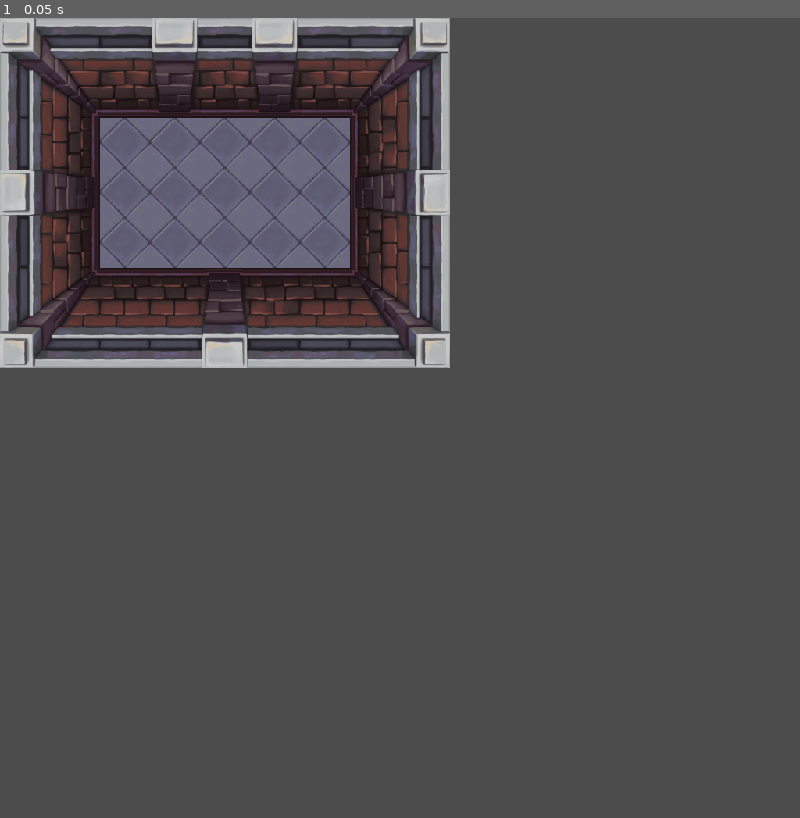
Above: before the commit, frame 1.
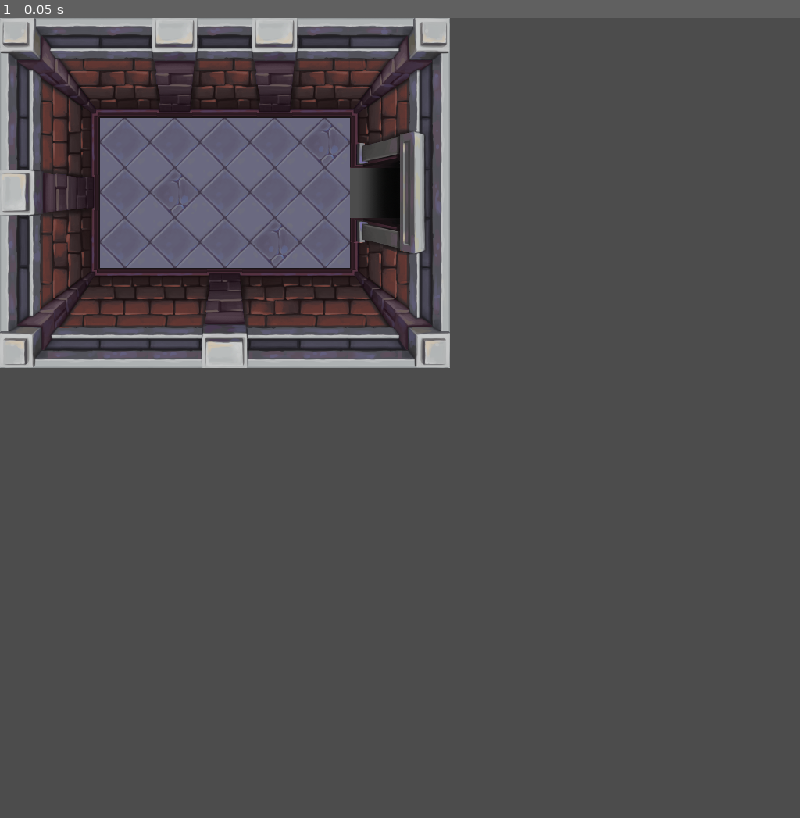
Above: after the commit, the same moment.

Repository: Cheesetea-team/jhoto
Game: Godot game, scene res://src/levels/level_1_1.tscn
Two runs of this game, one before a commit and one after it. Both use one fixed random seed, a clock stepped at 60 frames per second and the inputs below. This scene is started directly instead of the project's main scene.
Inputs:
- Up to frame 1 (0.05 s): no input

The runs differ from the first frame. In frame 1, 1.1% of the frame differs, in the area x 21-57%, y 12-31%.

Commit message:
Added collisions to the tilemap Added door to the first level

Diff:
--- a/src/levels/level_1_1.tscn
+++ b/src/levels/level_1_1.tscn
@@ -1,6 +1,42 @@
-[gd_scene load_steps=3 format=2]
+[gd_scene load_steps=15 format=2]
 
 [ext_resource path="res://assets/map/DungeonColor2@64x64.png" type="Texture" id=1]
+
+[sub_resource type="ConvexPolygonShape2D" id=2]
+points = PoolVector2Array( 64, 64, 0, 64, 0, 0, 64, 0 )
+
+[sub_resource type="ConvexPolygonShape2D" id=3]
+points = PoolVector2Array( 128, 192, 0, 192, 0, 0, 128, 0 )
+
+[sub_resource type="ConvexPolygonShape2D" id=4]
+points = PoolVector2Array( 128, 128, 0, 128, 0, 0, 128, 0 )
+
+[sub_resource type="ConvexPolygonShape2D" id=5]
+points = PoolVector2Array( 128, 192, 0, 192, 0, 0, 128, 0 )
+
+[sub_resource type="ConvexPolygonShape2D" id=6]
+points = PoolVector2Array( 128, 128, 0, 128, 0, 0, 128, 0 )
+
+[sub_resource type="ConvexPolygonShape2D" id=7]
+points = PoolVector2Array( 192, 128, 0, 128, 0, 0, 192, 0 )
+
+[sub_resource type="ConvexPolygonShape2D" id=13]
+points = PoolVector2Array( 128, 192, 0, 192, 0, 0, 128, 0 )
+
+[sub_resource type="ConvexPolygonShape2D" id=8]
+points = PoolVector2Array( 64, 64, 0, 64, 0, 0, 64, 0 )
+
+[sub_resource type="ConvexPolygonShape2D" id=9]
+points = PoolVector2Array( 128, 128, 0, 128, 0, 0, 128, 0 )
+
+[sub_resource type="ConvexPolygonShape2D" id=10]
+points = PoolVector2Array( 128, 128, 0, 128, 0, 0, 128, 0 )
+
+[sub_resource type="ConvexPolygonShape2D" id=11]
+points = PoolVector2Array( 128, 128, 0, 128, 0, 0, 128, 0 )
+
+[sub_resource type="ConvexPolygonShape2D" id=12]
+points = PoolVector2Array( 128, 128, 0, 128, 0, 0, 128, 0 )
 
 [sub_resource type="TileSet" id=1]
 0/name = "DungeonColor2@64x64.png 0"
@@ -27,9 +63,16 @@
 1/navigation_offset = Vector2( 0, 0 )
 1/shape_offset = Vector2( 0, 0 )
 1/shape_transform = Transform2D( 1, 0, 0, 1, 0, 0 )
+1/shape = SubResource( 2 )
 1/shape_one_way = false
-1/shape_one_way_margin = 0.0
-1/shapes = [  ]
+1/shape_one_way_margin = 1.0
+1/shapes = [ {
+"autotile_coord": Vector2( 0, 0 ),
+"one_way": false,
+"one_way_margin": 1.0,
+"shape": SubResource( 2 ),
+"shape_transform": Transform2D( 1, 0, 0, 1, 0, 0 )
+} ]
 1/z_index = 0
 2/name = "DungeonColor2@64x64.png 2"
 2/texture = ExtResource( 1 )
@@ -69,9 +112,16 @@
 4/navigation_offset = Vector2( 0, 0 )
 4/shape_offset = Vector2( 0, 0 )
 4/shape_transform = Transform2D( 1, 0, 0, 1, 0, 0 )
+4/shape = SubResource( 8 )
 4/shape_one_way = false
-4/shape_one_way_margin = 0.0
-4/shapes = [  ]
+4/shape_one_way_margin = 1.0
+4/shapes = [ {
+"autotile_coord": Vector2( 0, 0 ),
+"one_way": false,
+"one_way_margin": 1.0,
+"shape": SubResource( 8 ),
+"shape_transform": Transform2D( 1, 0, 0, 1, 0, 0 )
+} ]
 4/z_index = 0
 5/name = "DungeonColor2@64x64.png 5"
 5/texture = ExtResource( 1 )
@@ -97,9 +147,16 @@
 6/navigation_offset = Vector2( 0, 0 )
 6/shape_offset = Vector2( 0, 0 )
 6/shape_transform = Transform2D( 1, 0, 0, 1, 0, 0 )
+6/shape = SubResource( 9 )
 6/shape_one_way = false
-6/shape_one_way_margin = 0.0
-6/shapes = [  ]
+6/shape_one_way_margin = 1.0
+6/shapes = [ {
+"autotile_coord": Vector2( 0, 0 ),
+"one_way": false,
+"one_way_margin": 1.0,
+"shape": SubResource( 9 ),
+"shape_transform": Transform2D( 1, 0, 0, 1, 0, 0 )
+} ]
 6/z_index = 0
 7/name = "DungeonColor2@64x64.png 7"
 7/texture = ExtResource( 1 )
@@ -111,9 +168,16 @@
 7/navigation_offset = Vector2( 0, 0 )
 7/shape_offset = Vector2( 0, 0 )
 7/shape_transform = Transform2D( 1, 0, 0, 1, 0, 0 )
+7/shape = SubResource( 10 )
 7/shape_one_way = false
-7/shape_one_way_margin = 0.0
-7/shapes = [  ]
+7/shape_one_way_margin = 1.0
+7/shapes = [ {
+"autotile_coord": Vector2( 0, 0 ),
+"one_way": false,
+"one_way_margin": 1.0,
+"shape": SubResource( 10 ),
+"shape_transform": Transform2D( 1, 0, 0, 1, 0, 0 )
+} ]
 7/z_index = 0
 8/name = "DungeonColor2@64x64.png 8"
 8/texture = ExtResource( 1 )
@@ -125,9 +189,16 @@
 8/navigation_offset = Vector2( 0, 0 )
 8/shape_offset = Vector2( 0, 0 )
 8/shape_transform = Transform2D( 1, 0, 0, 1, 0, 0 )
+8/shape = SubResource( 11 )
 8/shape_one_way = false
-8/shape_one_way_margin = 0.0
-8/shapes = [  ]
+8/shape_one_way_margin = 1.0
+8/shapes = [ {
+"autotile_coord": Vector2( 0, 0 ),
+"one_way": false,
+"one_way_margin": 1.0,
+"shape": SubResource( 11 ),
+"shape_transform": Transform2D( 1, 0, 0, 1, 0, 0 )
+} ]
 8/z_index = 0
 9/name = "DungeonColor2@64x64.png 9"
 9/texture = ExtResource( 1 )
@@ -139,9 +210,16 @@
 9/navigation_offset = Vector2( 0, 0 )
 9/shape_offset = Vector2( 0, 0 )
 9/shape_transform = Transform2D( 1, 0, 0, 1, 0, 0 )
+9/shape = SubResource( 12 )
 9/shape_one_way = false
-9/shape_one_way_margin = 0.0
-9/shapes = [  ]
+9/shape_one_way_margin = 1.0
+9/shapes = [ {
+"autotile_coord": Vector2( 0, 0 ),
+"one_way": false,
+"one_way_margin": 1.0,
+"shape": SubResource( 12 ),
+"shape_transform": Transform2D( 1, 0, 0, 1, 0, 0 )
+} ]
 9/z_index = 0
 10/name = "DungeonColor2@64x64.png 10"
 10/texture = ExtResource( 1 )
@@ -153,9 +231,16 @@
 10/navigation_offset = Vector2( 0, 0 )
 10/shape_offset = Vector2( 0, 0 )
 10/shape_transform = Transform2D( 1, 0, 0, 1, 0, 0 )
+10/shape = SubResource( 3 )
 10/shape_one_way = false
-10/shape_one_way_margin = 0.0
-10/shapes = [  ]
+10/shape_one_way_margin = 1.0
+10/shapes = [ {
+"autotile_coord": Vector2( 0, 0 ),
+"one_way": false,
+"one_way_margin": 1.0,
+"shape": SubResource( 3 ),
+"shape_transform": Transform2D( 1, 0, 0, 1, 0, 0 )
+} ]
 10/z_index = 0
 12/name = "DungeonColor2@64x64.png 12"
 12/texture = ExtResource( 1 )
@@ -167,9 +252,16 @@
 12/navigation_offset = Vector2( 0, 0 )
 12/shape_offset = Vector2( 0, 0 )
 12/shape_transform = Transform2D( 1, 0, 0, 1, 0, 0 )
+12/shape = SubResource( 4 )
 12/shape_one_way = false
-12/shape_one_way_margin = 0.0
-12/shapes = [  ]
+12/shape_one_way_margin = 1.0
+12/shapes = [ {
+"autotile_coord": Vector2( 0, 0 ),
+"one_way": false,
+"one_way_margin": 1.0,
+"shape": SubResource( 4 ),
+"shape_transform": Transform2D( 1, 0, 0, 1, 0, 0 )
+} ]
 12/z_index = 0
 13/name = "DungeonColor2@64x64.png 13"
 13/texture = ExtResource( 1 )
@@ -181,9 +273,16 @@
 13/navigation_offset = Vector2( 0, 0 )
 13/shape_offset = Vector2( 0, 0 )
 13/shape_transform = Transform2D( 1, 0, 0, 1, 0, 0 )
+13/shape = SubResource( 5 )
 13/shape_one_way = false
-13/shape_one_way_margin = 0.0
-13/shapes = [  ]
+13/shape_one_way_margin = 1.0
+13/shapes = [ {
+"autotile_coord": Vector2( 0, 0 ),
+"one_way": false,
+"one_way_margin": 1.0,
+"shape": SubResource( 5 ),
+"shape_transform": Transform2D( 1, 0, 0, 1, 0, 0 )
+} ]
 13/z_index = 0
 14/name = "DungeonColor2@64x64.png 14"
 14/texture = ExtResource( 1 )
@@ -195,9 +294,16 @@
 14/navigation_offset = Vector2( 0, 0 )
 14/shape_offset = Vector2( 0, 0 )
 14/shape_transform = Transform2D( 1, 0, 0, 1, 0, 0 )
+14/shape = SubResource( 6 )
 14/shape_one_way = false
-14/shape_one_way_margin = 0.0
-14/shapes = [  ]
+14/shape_one_way_margin = 1.0
+14/shapes = [ {
+"autotile_coord": Vector2( 0, 0 ),
+"one_way": false,
+"one_way_margin": 1.0,
+"shape": SubResource( 6 ),
+"shape_transform": Transform2D( 1, 0, 0, 1, 0, 0 )
+} ]
 14/z_index = 0
 15/name = "DungeonColor2@64x64.png 15"
 15/texture = ExtResource( 1 )
@@ -209,12 +315,40 @@
 15/navigation_offset = Vector2( 0, 0 )
 15/shape_offset = Vector2( 0, 0 )
 15/shape_transform = Transform2D( 1, 0, 0, 1, 0, 0 )
+15/shape = SubResource( 7 )
 15/shape_one_way = false
-15/shape_one_way_margin = 0.0
-15/shapes = [  ]
+15/shape_one_way_margin = 1.0
+15/shapes = [ {
+"autotile_coord": Vector2( 0, 0 ),
+"one_way": false,
+"one_way_margin": 1.0,
+"shape": SubResource( 7 ),
+"shape_transform": Transform2D( 1, 0, 0, 1, 0, 0 )
+} ]
 15/z_index = 0
+16/name = "DungeonColor2@64x64.png 16"
+16/texture = ExtResource( 1 )
+16/tex_offset = Vector2( 0, 0 )
+16/modulate = Color( 1, 1, 1, 1 )
+16/region = Rect2( 320, 512, 128, 192 )
+16/tile_mode = 0
+16/occluder_offset = Vector2( 0, 0 )
+16/navigation_offset = Vector2( 0, 0 )
+16/shape_offset = Vector2( 0, 0 )
+16/shape_transform = Transform2D( 1, 0, 0, 1, 0, 0 )
+16/shape = SubResource( 13 )
+16/shape_one_way = false
+16/shape_one_way_margin = 1.0
+16/shapes = [ {
+"autotile_coord": Vector2( 0, 0 ),
+"one_way": false,
+"one_way_margin": 1.0,
+"shape": SubResource( 13 ),
+"shape_transform": Transform2D( 1, 0, 0, 1, 0, 0 )
+} ]
+16/z_index = 0
 
 [node name="TileMap" type="TileMap"]
 tile_set = SubResource( 1 )
 format = 1
-tile_data = PoolIntArray( 0, 6, 0, 2, 7, 0, 4, 7, 0, 6, 7, 0, 7, 8, 0, 131072, 10, 0, 131074, 0, 0, 131075, 0, 0, 131076, 0, 0, 131077, 0, 0, 131078, 0, 0, 131079, 13, 0, 196610, 0, 0, 196611, 0, 0, 196612, 0, 0, 196613, 0, 0, 196614, 0, 0, 262146, 0, 0, 262147, 0, 0, 262148, 0, 0, 262149, 0, 0, 262150, 0, 0, 327680, 12, 0, 327682, 15, 0, 327683, 15, 0, 327686, 15, 0, 327687, 14, 0 )
+tile_data = PoolIntArray( 0, 6, 0, 2, 7, 0, 4, 7, 0, 6, 7, 0, 7, 8, 0, 131072, 10, 0, 131074, 0, 0, 131075, 0, 0, 131076, 0, 0, 131077, 0, 0, 131078, 1, 0, 131079, 16, 0, 196610, 0, 0, 196611, 1, 0, 196612, 0, 0, 196613, 0, 0, 196614, 0, 0, 262146, 0, 0, 262147, 0, 0, 262148, 0, 0, 262149, 1, 0, 262150, 0, 0, 327680, 12, 0, 327682, 15, 0, 327683, 15, 0, 327686, 15, 0, 327687, 14, 0 )
